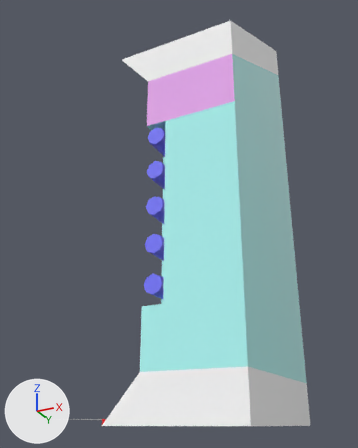
Renders of the FBX model Assets/jlopez_DeDustII/Models/Walls/Wall-BaseToMid.fbx from each side of a commit.
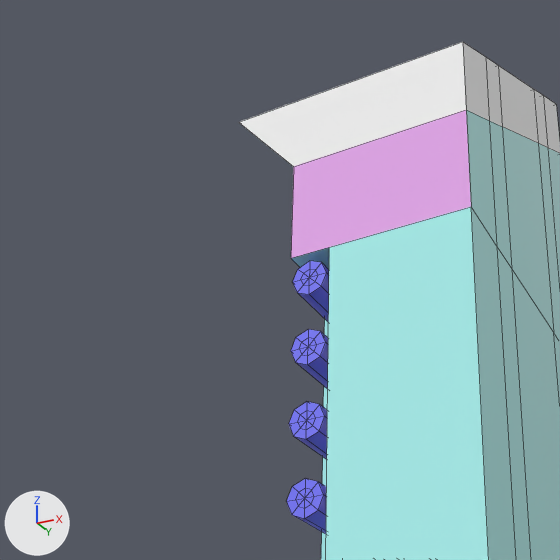
Old and new are each drawn whole from a 50 mm lens placed at (-5.81, -5.33, 0.02), pointed at (-8.3, -0.35, 2.26) and again close up on the part from 1% to 78% of the width and 0% to 61% of the height. The lights are fixed; the arrows at lower left show +X, +Y and +Z. The close-ups show mesh edges as thin lines. Where no turn or scale is listed for an object, it has been applied to the vertices. Vertices at the same position are counted once.

The scene before the commit, as lines of its bpy script (objects in view):
```python
me_mesh = bpy.data.meshes.new('Mesh')
me_mesh.from_pydata(...)  # 274 vertices, 292 faces; spans x -1.0..0.99, y -1.0..1.0, z 0.0..5.15
# faces by material slot: [53, 1, 200, 34, 4]
me_mesh.materials.append(mat_wallmid)  # cyan #b0f9f6
me_mesh.materials.append(mat_walldoor)  # pink #efb0f6
me_mesh.materials.append(mat_walltubes)  # blue #6f6ffb
me_mesh.materials.append(mat_walledges)  # white #ffffff
me_mesh.materials.append(mat_roadouthi)  # red #ff0000
ob_basetomid = bpy.data.objects.new('BaseToMid', me_mesh)
ob_basetomid.location = (-8.144, -0.418, 0.0)
```
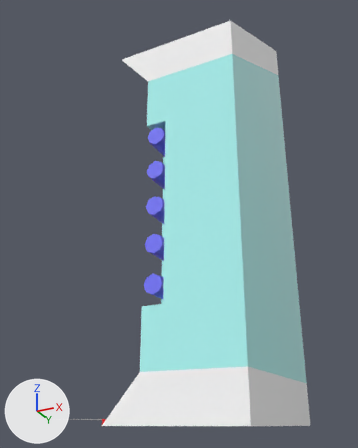
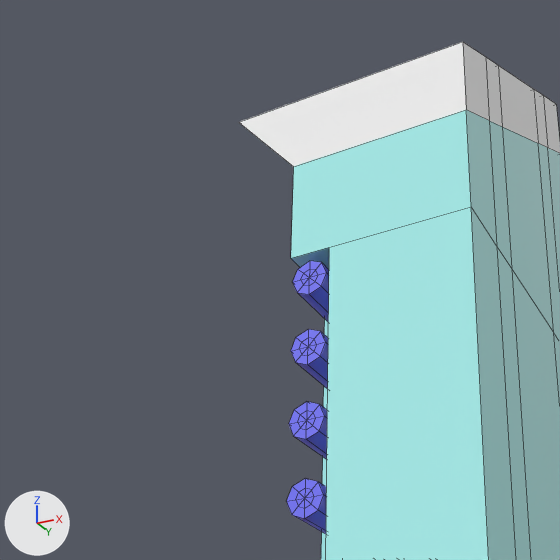
The newer file is also turned or shifted as a whole; pictures and numbers use the older file's frame.

Location of each change, [x1, y1, x2, y2] in pixels of the close-ups (560 x 560 px):
part 1 of me_mesh, recoloured (pink to cyan): [291, 110, 471, 258] in both

What the commit changed:
me_mesh is used by ob_basetomid; location (-8.144, -0.418, 0.0).
me_mesh had 274 vertices, 292 faces and spanned x -1.0..0.99, y -1.0..1.0, z 0.0..5.15.
me_mesh now has 273 vertices, 292 faces and spans x -1.0..0.99, y -1.0..1.0, z 0.0..5.15.
me_mesh part 1: 1 face spanning x -0.01..0.99, y -1.0, z 2.97..3.56 switches from mat_walldoor (pink #efb0f6) to mat_wallmid (cyan #b0f9f6).
